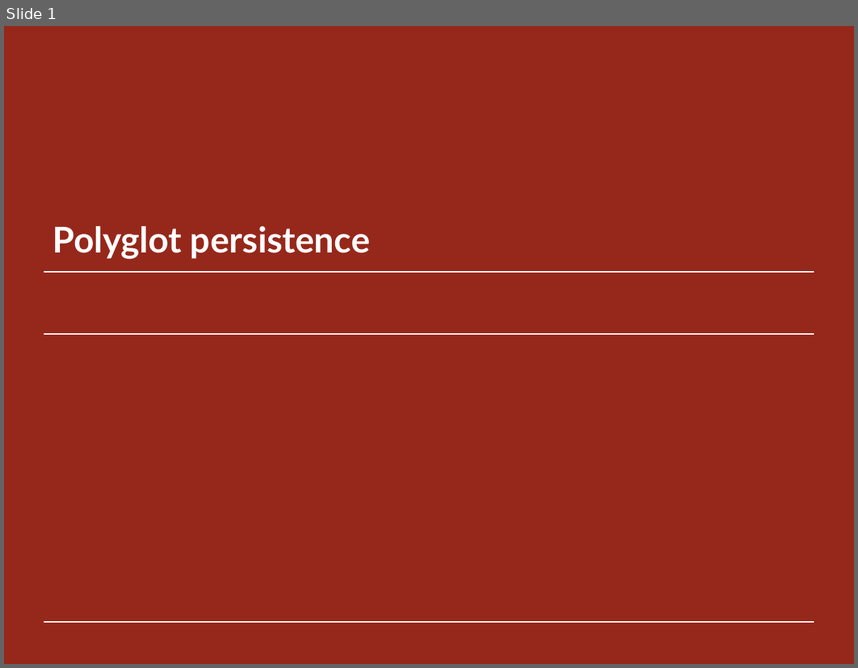
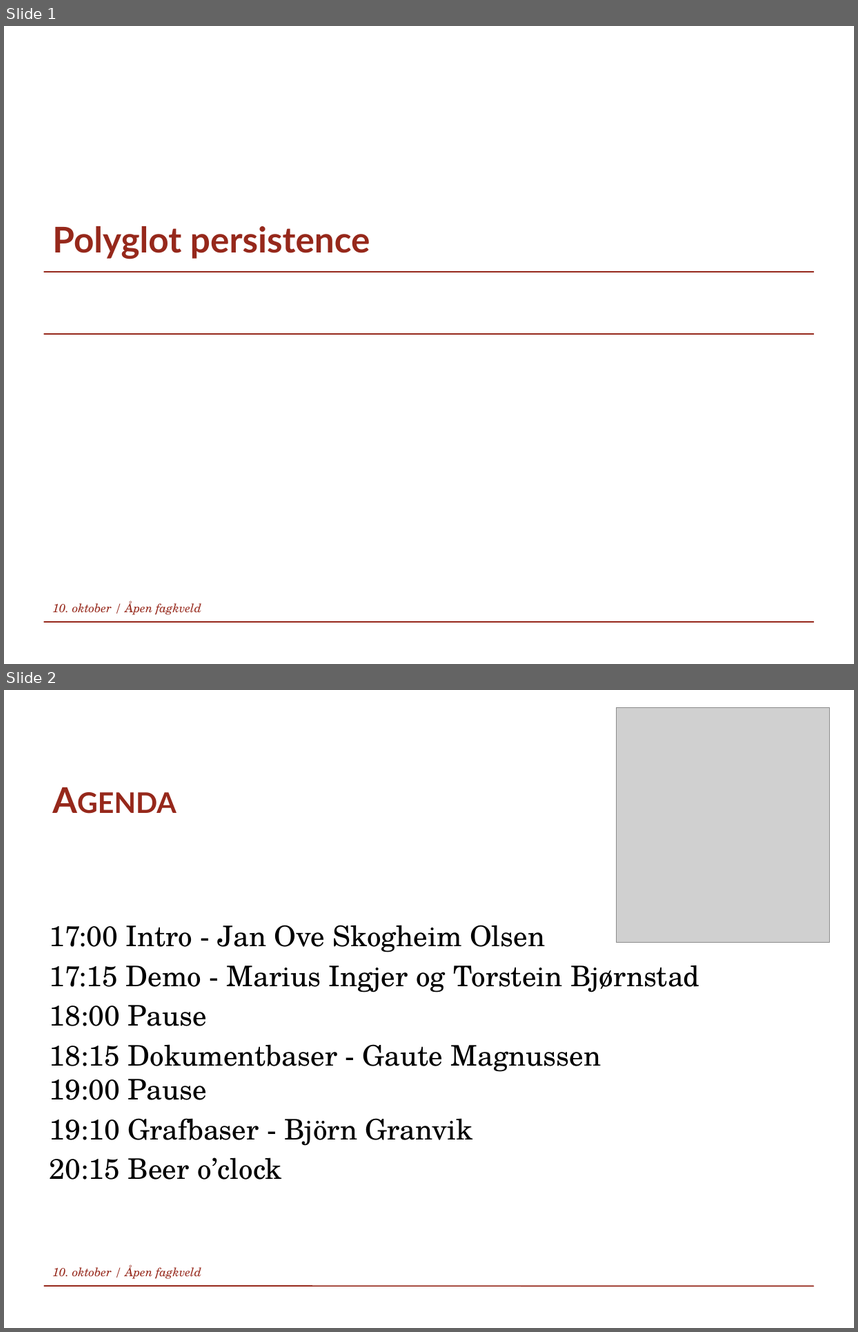
Before and after one commit to mariusin79/FagkveldOktober, a slide deck: Slides/Polyglot persistence.pptx. Shown one above the other, each under a label of ours: slide 1 before the commit, slides 1 and 2 after it. The pictures are 858x668 and 858x1332 pixels, drawn with LibreOffice and Linux fonts; fonts in the diff are those of the drawing; grey boxes stand for pictures; background and template pictures are left out. Boxes give left, top, right and bottom in pixels: in the first picture for what was removed or moved away, otherwise in the second. Text is boxed around its words. In the diff, an @@ line names an element or a change of style, - is before the commit and + after.

Commit message:
Intro slides v1.0

```diff
--- a/Slides/Polyglot persistence.pptx
+++ b/Slides/Polyglot persistence.pptx
@@ slide 2 added at box(4, 690, 854, 1328), background #FFFFFF; not listed: 1 template element that a slide beside it also shows @@
@@ picture added at box(616, 708, 829, 943) @@
@@ title added at box(44, 773, 813, 825), 30 pt, text #96281B, bold, small capitals @@
+Agenda
@@ text added at box(50, 925, 700, 1179), 24 pt, text #000000 @@
+17:00 Intro - Jan Ove Skogheim Olsen
+17:15 Demo - Marius Ingjer og Torstein Bjørnstad
+18:00 Pause
+18:15 Dokumentbaser - Gaute Magnussen
+19:00 Pause
+19:10 Grafbaser - Björn Granvik
+20:15 Beer o’clock
@@ text added at box(52, 1264, 201, 1279), 10 pt, text #96281B, italic @@
+10. oktober / Åpen fagkveld
@@ slide 1 changed as well @@
@@ background #96281B to #FFFFFF @@
@@ title "Polyglot persistence" at box(52, 226, 370, 259): text colour #FFFFFF to #96281B @@
@@ line (44, 272) - (813, 272): stroke #FFFFFF 1 pt to #96281B 1 pt @@
@@ line (44, 334) - (813, 334): stroke #FFFFFF 1 pt to #96281B 1 pt @@
@@ text added at box(52, 600, 201, 615), 10 pt, text #96281B, italic @@
+10. oktober / Åpen fagkveld
@@ line (44, 622) - (813, 622): stroke #FFFFFF 1 pt to #96281B 1 pt @@
```
Also in this commit, not shown: 24 other slides changed, 1 other slide added.
